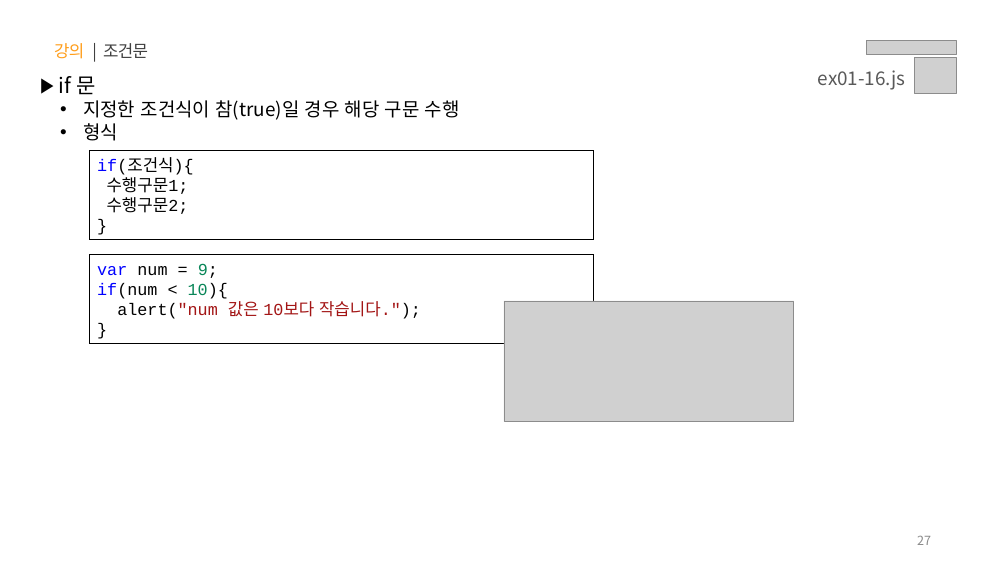
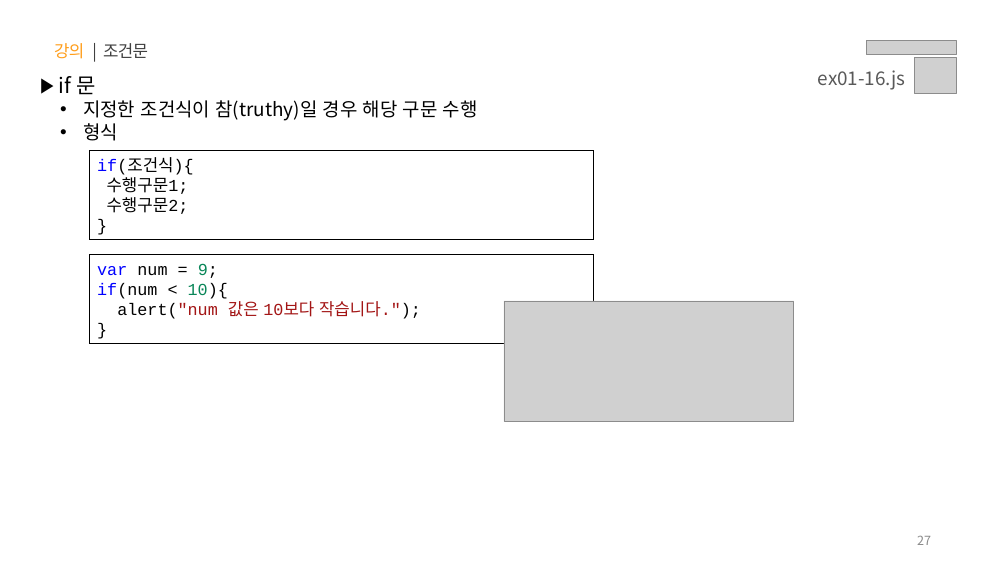
Before and after one commit to yebin-jeong/learn-js, a slide deck: slide 27 of PPT/01.자바스크립트 - 기초 문법.pptx. Drawn at 1008x567 pixels with LibreOffice and Linux fonts; fonts in the diff are those of the drawing; grey boxes stand for pictures. Boxes give left, top, right and bottom in pixels: in the first picture for what was removed or moved away, otherwise in the second. Text is boxed around its words. In the diff, an @@ line names an element or a change of style, - is before the commit and + after.

Commit message:
📝 PPT 수정

```diff
--- a/PPT/01.자바스크립트 - 기초 문법.pptx
+++ b/PPT/01.자바스크립트 - 기초 문법.pptx
@@ text at [83,100,478,121]: text changed @@
-  • 지정한 조건식이 참(true)일 경우 해당 구문 수행
+  • 지정한 조건식이 참(truthy)일 경우 해당 구문 수행
```
